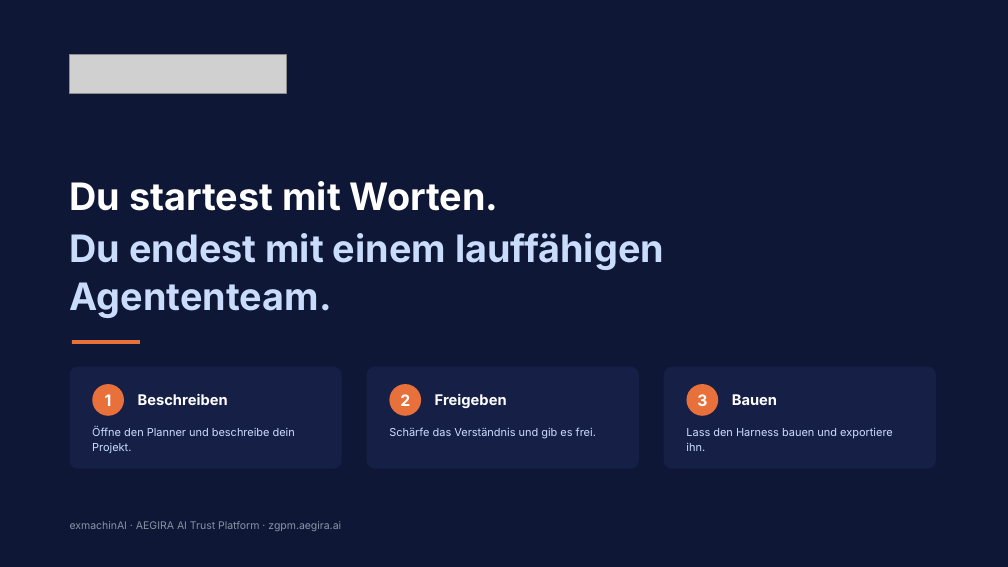
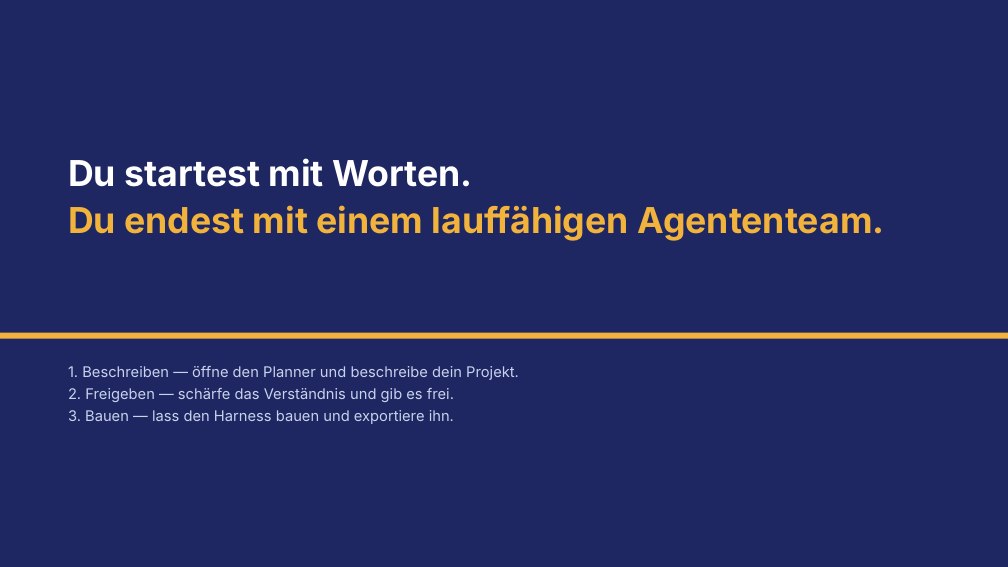
Before and after one commit to exmachinai/agent_operating_model_planner, a slide deck: slide 23 of user_guides/AEGIRA_Planner_User_Guide.pptx (slide 32 before the commit). Drawn at 1008x567 pixels with LibreOffice and Linux fonts; fonts in the diff are those of the drawing; grey boxes stand for pictures. Boxes give left, top, right and bottom in pixels: in the first picture for what was removed or moved away, otherwise in the second. Text is boxed around its words. In the diff, an @@ line names an element or a change of style, - is before the commit and + after.

```diff
--- a/user_guides/AEGIRA_Planner_User_Guide.pptx
+++ b/user_guides/AEGIRA_Planner_User_Guide.pptx
@@ rectangle at (x1=0, y1=0, x2=1008, y2=567): fill #0E1735 to #1E2761 @@
@@ picture removed at (x1=70, y1=54, x2=286, y2=94) @@
@@ text "Du startest mit Worten." moved from (x1=70, y1=181, x2=664, y2=318) to (x1=68, y1=158, x2=884, y2=241) @@
@@ text "Du startest mit Worten." at (x1=68, y1=158, x2=884, y2=241): size 36 to 34 pt; text colour #CADCFC to #F2B33D in "Du endest mit einem lauffähigen Agententeam."; line spacing 1.06 to 1; less space between paragraphs @@
@@ rectangle added at (x1=0, y1=333, x2=1008, y2=339), fill #F2B33D @@
@@ rectangle removed at (x1=72, y1=340, x2=140, y2=344) @@
@@ text added at (x1=68, y1=366, x2=519, y2=424), 14 pt, text #C8D2EC @@
+1. Beschreiben — öffne den Planner und beschreibe dein Projekt.
+2. Freigeben — schärfe das Verständnis und gib es frei.
+3. Bauen — lass den Harness bauen und exportiere ihn.
@@ rounded rectangle removed at (x1=70, y1=367, x2=342, y2=469) @@
@@ ellipse removed at (x1=92, y1=384, x2=124, y2=416) @@
@@ rounded rectangle removed at (x1=367, y1=367, x2=639, y2=469) @@
@@ ellipse removed at (x1=389, y1=384, x2=421, y2=416) @@
@@ rounded rectangle removed at (x1=664, y1=367, x2=936, y2=469) @@
@@ ellipse removed at (x1=687, y1=384, x2=718, y2=416) @@
@@ text removed at (x1=105, y1=394, x2=112, y2=406) @@
-1
@@ text removed at (x1=138, y1=393, x2=228, y2=405) @@
-Beschreiben
@@ text removed at (x1=400, y1=394, x2=410, y2=406) @@
-2
@@ text removed at (x1=435, y1=394, x2=507, y2=408) @@
-Freigeben
@@ text removed at (x1=697, y1=394, x2=707, y2=406) @@
-3
@@ text removed at (x1=732, y1=394, x2=777, y2=405) @@
-Bauen
@@ text removed at (x1=92, y1=427, x2=295, y2=453) @@
-Öffne den Planner und beschreibe dein Projekt.
@@ text removed at (x1=389, y1=427, x2=596, y2=439) @@
-Schärfe das Verständnis und gib es frei.
@@ text removed at (x1=686, y1=428, x2=893, y2=451) @@
-Lass den Harness bauen und exportiere ihn.
@@ text removed at (x1=70, y1=521, x2=341, y2=531) @@
-exmachinAI · AEGIRA AI Trust Platform · zgpm.aegira.ai
```
Also in this commit, not shown: 18 other slides changed, 4 slides added, 13 slides removed, 1 other file.
